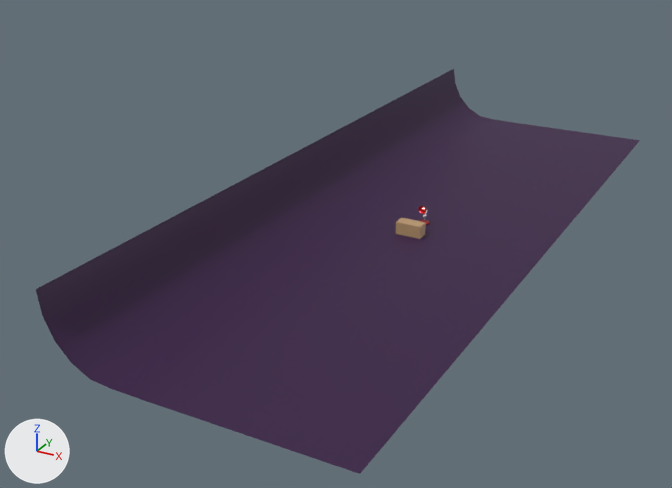
One commit to the Blender file Animated Lamp.blend: the scene before it, then after it.
One viewpoint serves both versions: a camera (50 mm lens) standing at (26.4, -62.1, 27.6) and looking at (-4.8, -5.4, -0.7). The axes (+X, +Y, +Z) are drawn at lower left. The lights are the same throughout.

In view in the first picture: 'Backdrop'.
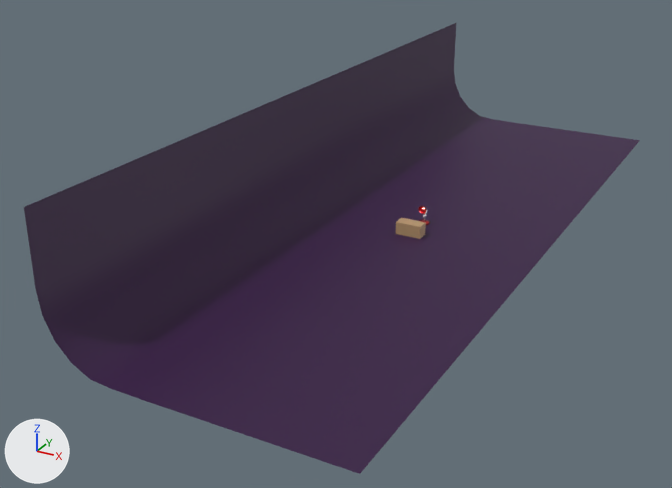
Diff of the bpy script that builds the scene:
```diff
--- a/Animated Lamp.blend.py
+++ b/Animated Lamp.blend.py
@@ me_plane @@
 me_plane.from_pydata(...)  # 16 vertices, 7 faces; spans x -10.0..10.0, y -30.0..30.0, z 0.0..4.9
 # used by ob_backdrop; location = (0.0, 0.0, 0.0)
 # verts and faces of me_plane; kept vertices keep their numbers, new ones are numbered from 16
 # before: 3 (-10.0, -30.0, 4.9) at pixel (35, 289), 8 (-10.0, 30.0, 4.9) at pixel (453, 68)
+# me_plane part 1
+verts[16] = (-10.0, -30.0, 9.7)  # pixel (23, 207)
+verts[17] = (-10.0, 30.0, 9.7)  # pixel (456, 22)
+faces += [(3, 8, 17, 16)]
 me_plane.materials.append(mat_backdrop)
```

Location of each change, (x1, y1, x2, y2) in pixels of the pictures (672 x 488 px):
'Backdrop', reshaped (11% taller)
    before: (36, 69, 640, 474)
    after: (24, 23, 640, 474)
part 1 of me_plane, added (black)
    after: (24, 23, 456, 289)
